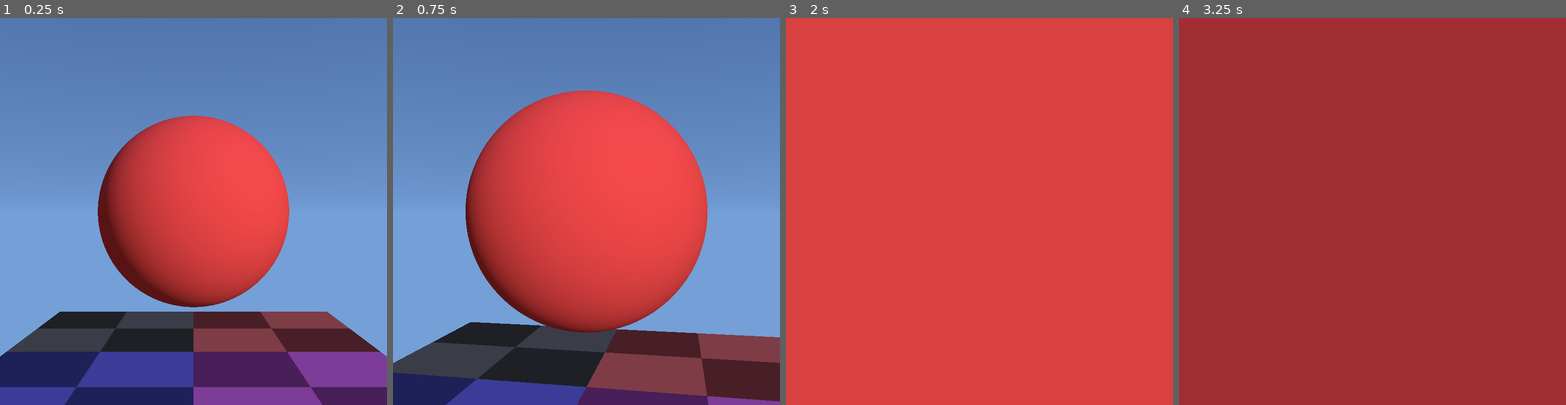
Above: before the commit, frames 1-4 (left to right).
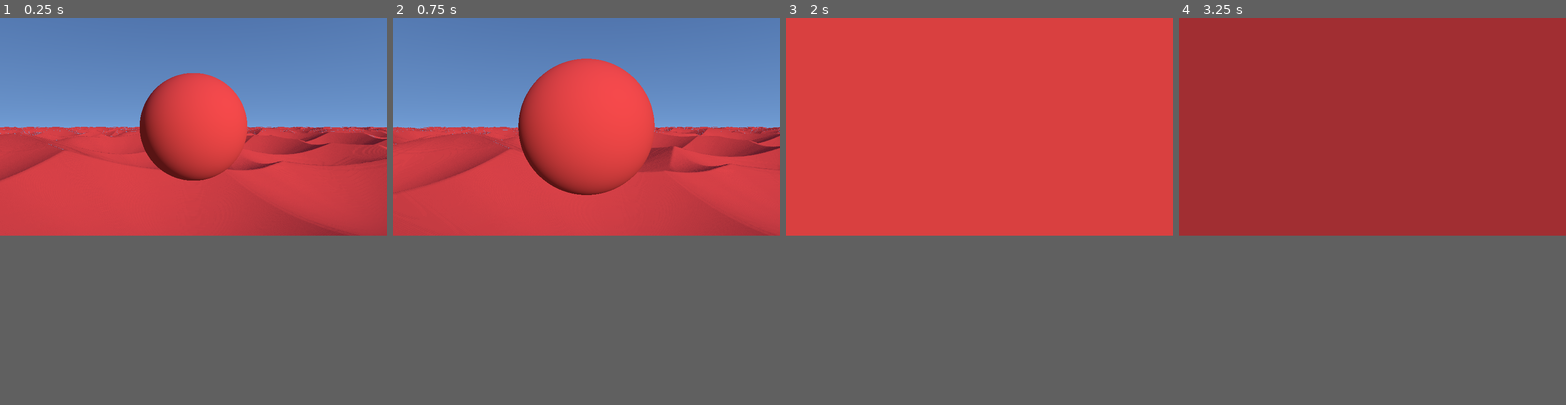
Above: after the commit, the same moments.

Repository: timo-eberl/realtime-graphics-exercises
Game: Godot game, scene res://scene.tscn
Same seed, same stepped clock (60 frames per second), same inputs: the game is played once before the commit and once after it.
Inputs (mouse positions are in pixels of both pictures, inside the frame that each line leads up to):
- Up to frame 1 (0.25 s): no input
- Up to frame 2 (0.75 s): tap Enter at 0.5 s; move the mouse to (605, 211) at 0.52 s; hold W (move_forward) from 0.53 s (still down); tap Down (look_down) at 0.6 s
- Up to frame 3 (2 s): keep holding W (move_forward); move the mouse to (960, 211) at 1.27 s; tap Up (look_up) at 1.35 s
- Up to frame 4 (3.25 s): keep holding W (move_forward); tap Space at 2 s; move the mouse to (1380, 203) at 2.02 s; tap R at 2.1 s; move the mouse to (1368, 219) at 2.77 s; tap M at 2.85 s
The window is 800x800 before the commit and 800x450 after it. Grey fills any space a smaller window leaves; there, only what the larger window draws over its background counts as a difference.

The runs differ from the first frame. In frame 1, 56% of the frame differs, in the area x 0-100%, y 14-100%; in frame 2, 54%; in frame 3, only the window size differs; in frame 4, only the window size differs.

Commit message:
add dune SDF by sampling height texture (looks awful)

Diff:
--- a/project-2/src/project.godot
+++ b/project-2/src/project.godot
@@ -21,8 +21,8 @@
 
 [display]
 
-window/size/viewport_width=1024
-window/size/viewport_height=1024
+window/size/viewport_width=910
+window/size/viewport_height=512
 window/stretch/mode="canvas_items"
 window/stretch/aspect="expand"
 
--- a/project-2/src/scene.gdshader
+++ b/project-2/src/scene.gdshader
@@ -1,9 +1,9 @@
 shader_type canvas_item;
 // constants
 const float EPSILON = 0.001; // larger than 0, but so small every smaller value is negative
-const float GRADIENT_DT = 0.05; // half of the step size
-const int MAX_STEPS = 100; // ray march steps
-const float MAX_DISTANCE = 100.0; // from surface; if we are that far, we won't hit anything
+const float GRADIENT_DT = 5.0; // big to hide artefacts from texture
+const int MAX_STEPS = 250; // ray march steps
+const float MAX_DISTANCE = 1000.0; // from surface; if we are that far, we won't hit anything
 // generic shader parameters ... (set from script)
 uniform vec3 P; uniform vec3 Q; uniform vec3 R; uniform vec3 S; // ... vectors
 uniform float lambda; uniform float mu; uniform float nu; // ... scalars
@@ -21,6 +21,8 @@
 // tone mapper (set from script)
 uniform float l_white : hint_range(0.0, 10.0) = 1.0;
 uniform float exposure : hint_range(-10.0, 10.0) = 0.0;
+// textures
+uniform sampler2D dune_heightmap : filter_linear, repeat_enable;
 // used to generate the ray
 varying vec3 _camera_positon; varying vec3 _look_vector;
 // linearized colors
@@ -100,7 +102,14 @@
 }
 
 float sdf(vec3 p) {
-	return length(p - vec3(0, 1.5, 0)) - 1.0; // sphere with radius 1m floating at 1.5m
+	float s = 2000.0;
+	float height = texture(dune_heightmap, p.xz / s).x;
+	height = smoothstep(0, 1, height) * 150.0;
+	float ground = sdPlane(p, vec3(0,1,0), height);
+
+	float sphere = length(p - vec3(0, 1.5, 0)) - 1.0;
+
+	return opUnion(ground, sphere);
 }
 
 vec3 gradient(vec3 p) {
--- a/project-2/src/scene.tscn
+++ b/project-2/src/scene.tscn
@@ -1,7 +1,20 @@
-[gd_scene load_steps=4 format=3 uid="uid://hvoagqtln2c4"]
+[gd_scene load_steps=6 format=3 uid="uid://hvoagqtln2c4"]
 
 [ext_resource type="Script" path="res://scene.gd" id="1_pttkg"]
 [ext_resource type="Shader" path="res://scene.gdshader" id="1_vrx5x"]
+
+[sub_resource type="FastNoiseLite" id="FastNoiseLite_7im28"]
+noise_type = 2
+frequency = 0.001
+fractal_octaves = 1
+
+[sub_resource type="NoiseTexture2D" id="NoiseTexture2D_3iy6r"]
+width = 4096
+height = 4096
+invert = true
+seamless = true
+seamless_blend_skirt = 0.25
+noise = SubResource("FastNoiseLite_7im28")
 
 [sub_resource type="ShaderMaterial" id="ShaderMaterial_vpmjg"]
 shader = ExtResource("1_vrx5x")
@@ -18,7 +31,7 @@
 shader_parameter/color_b = null
 shader_parameter/color_c = null
 shader_parameter/color_d = null
-shader_parameter/aspect_ratio = 1.0
+shader_parameter/aspect_ratio = 1.77734
 shader_parameter/camera_distance = 5.0
 shader_parameter/camera_focus_point = Vector3(0, 1.5, 0)
 shader_parameter/azimuth = 0.0
@@ -31,6 +44,7 @@
 shader_parameter/cos_sun_radius = 0.999799
 shader_parameter/l_white = 2.0
 shader_parameter/exposure = 0.0
+shader_parameter/dune_heightmap = SubResource("NoiseTexture2D_3iy6r")
 
 [node name="Scene" type="Control"]
 layout_mode = 3
Not shown, changed: project-2/src/inc/sdf_primitives.gdshaderinc
